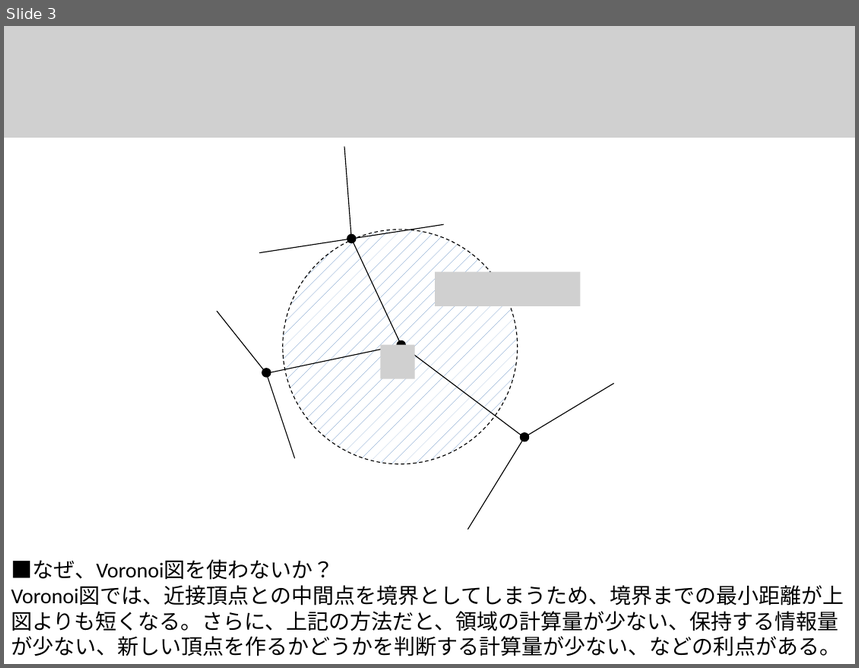
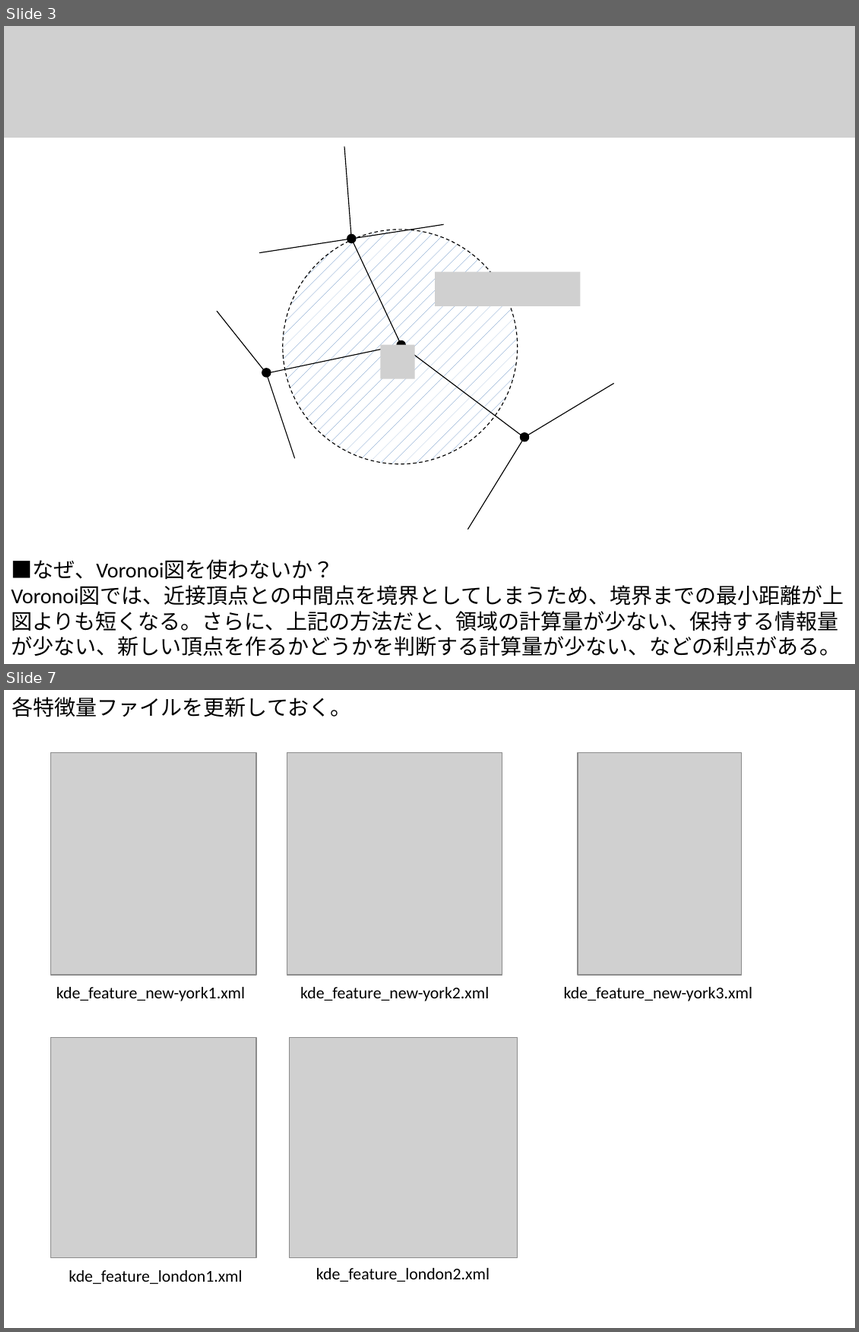
Before and after one commit to gnishida/RoadDesigner, a slide deck: doc/交差点間Space.pptx. Shown one above the other, each under a label of ours: slide 3 before the commit, slides 3 and 7 after it; the slides between them are not shown. The pictures are 859x668 and 859x1332 pixels, drawn with LibreOffice and Linux fonts; fonts in the diff are those of the drawing; grey boxes stand for pictures. Boxes give left, top, right and bottom in pixels: in the first picture for what was removed or moved away, otherwise in the second. Text is boxed around its words. In the diff, an @@ line names an element or a change of style, - is before the commit and + after.

```diff
--- a/doc/交差点間Space.pptx
+++ b/doc/交差点間Space.pptx
@@ slide 7 added at [4, 690, 855, 1328], background #FFFFFF @@
@@ text added at [12, 697, 351, 717], 18 pt, text #000000 @@
+各特徴量ファイルを更新しておく。
@@ picture added at [51, 752, 257, 975] @@
@@ picture added at [287, 752, 503, 975] @@
@@ picture added at [578, 752, 742, 975] @@
@@ text added at [56, 987, 245, 1002], 14 pt, text #000000 @@
+kde_feature_new-york1.xml
@@ text added at [300, 987, 489, 1002], 14 pt, text #000000 @@
+kde_feature_new-york2.xml
@@ text added at [564, 987, 753, 1002], 14 pt, text #000000 @@
+kde_feature_new-york3.xml
@@ picture added at [51, 1037, 257, 1258] @@
@@ picture added at [289, 1037, 517, 1258] @@
@@ text added at [69, 1271, 242, 1284], 14 pt, text #000000 @@
+kde_feature_london1.xml
@@ text added at [316, 1268, 490, 1282], 14 pt, text #000000 @@
+kde_feature_london2.xml
```
Also in this commit, not shown: 1 slide changed, 2 other slides added, 12 other files.
